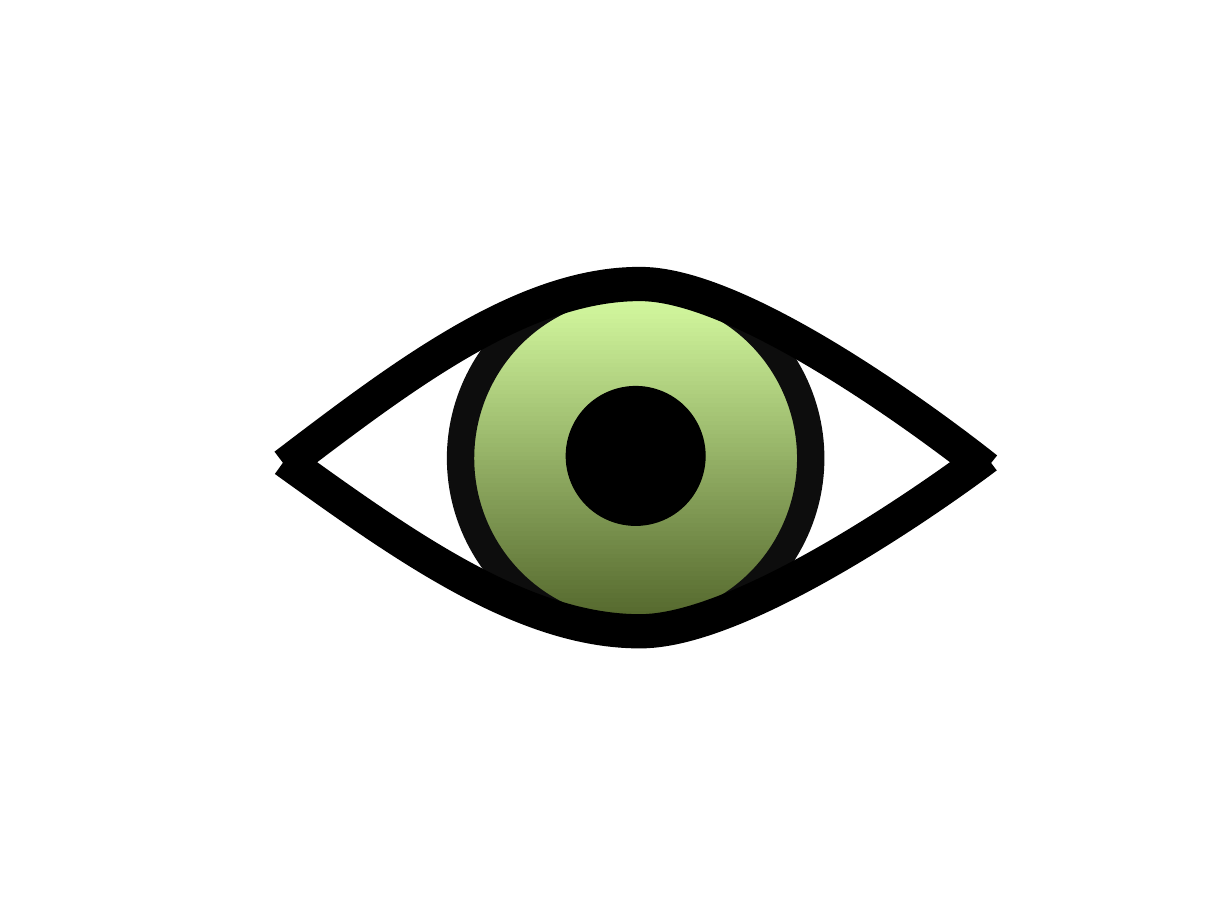
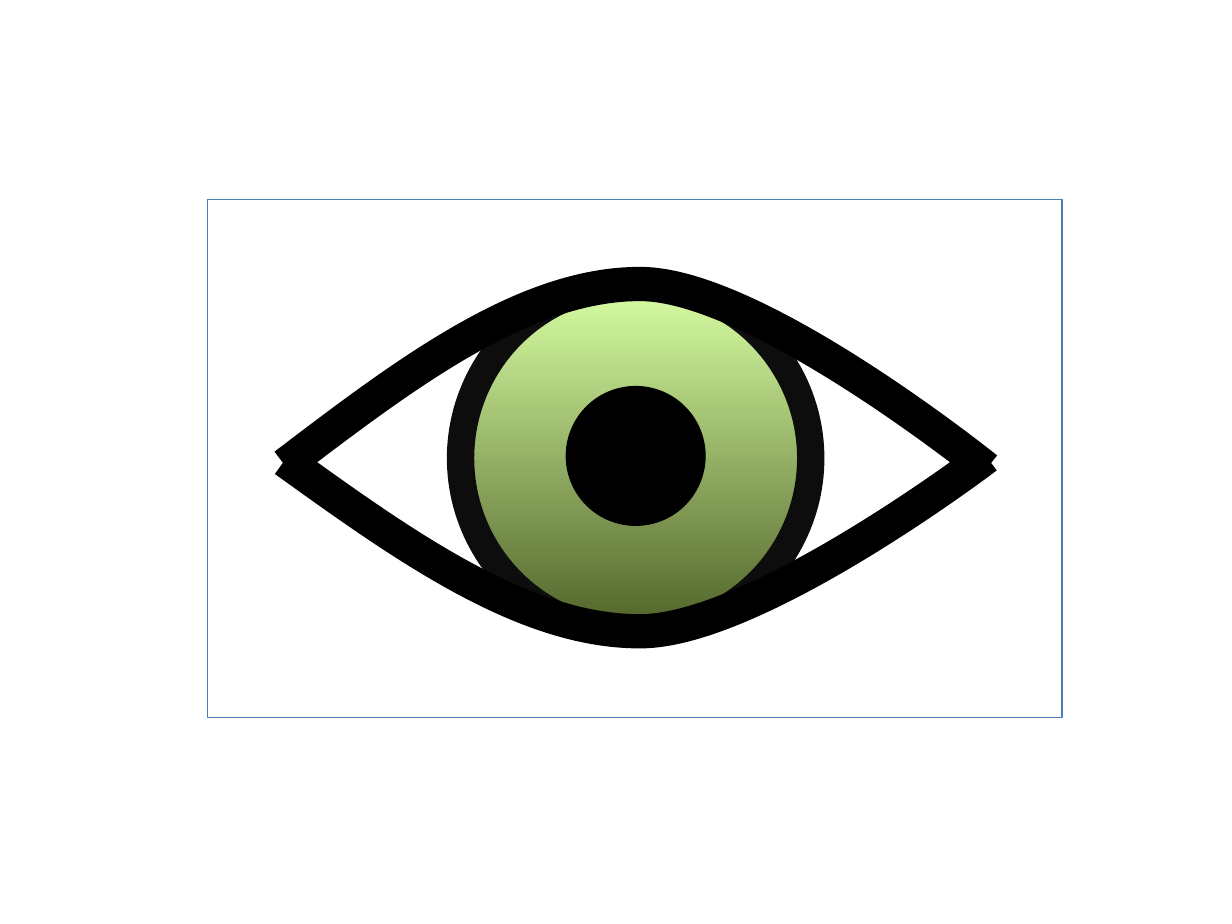
Before and after one commit to nasa/DERT, a slide deck: slide 25 of dert/doc/Icons.pptx. Drawn at 1232x924 pixels with LibreOffice and Linux fonts; fonts in the diff are those of the drawing. Boxes give left, top, right and bottom in pixels: in the first picture for what was removed or moved away, otherwise in the second. Text is boxed around its words. In the diff, an @@ line names an element or a change of style, - is before the commit and + after.

```diff
--- a/dert/doc/Icons.pptx
+++ b/dert/doc/Icons.pptx
@@ rectangle added at (208,200,1063,717), outline #4B7EBC 0.75 pt @@
```
Also in this commit, not shown: 1 slide added, 1 other file.
